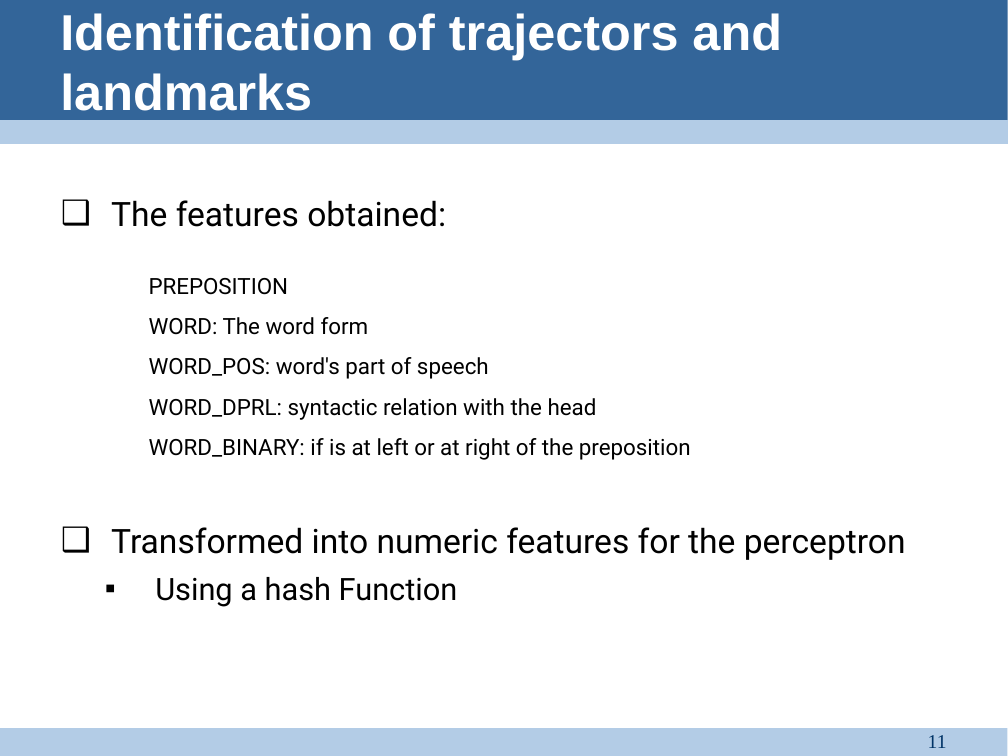
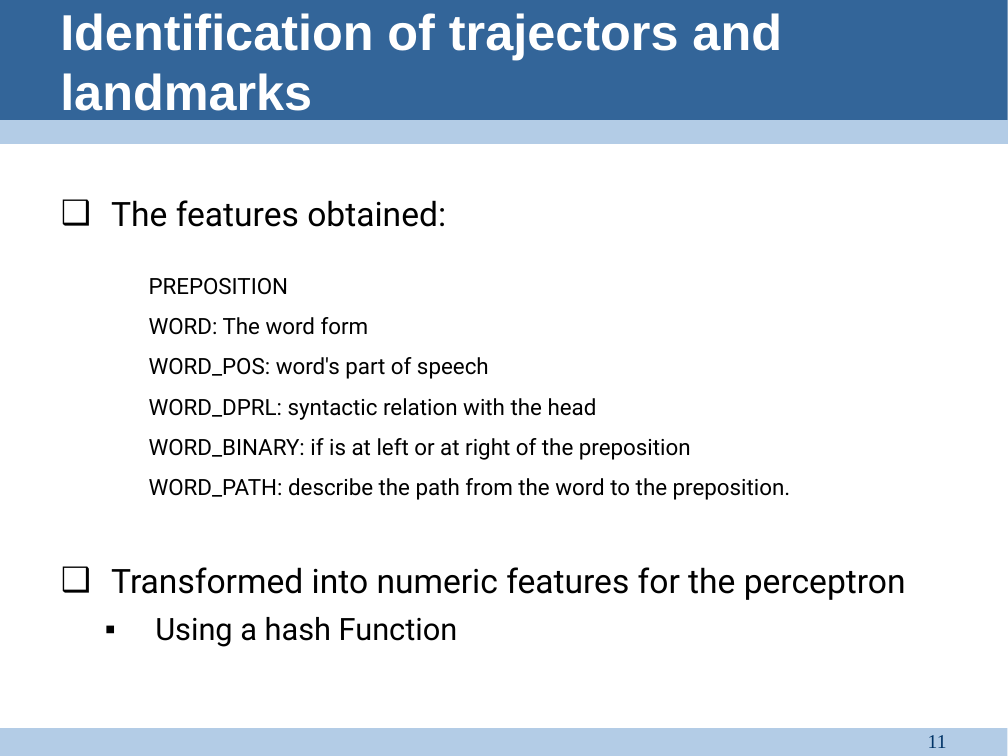
Before and after one commit to vponcelo/pln-pmt-pract, a slide deck: slide 11 of SpatialRoleLabeling/doc/Group presentation.ppt. Drawn at 1008x756 pixels with LibreOffice and Linux fonts; fonts in the diff are those of the drawing. Boxes give left, top, right and bottom in pixels: in the first picture for what was removed or moved away, otherwise in the second. Text is boxed around its words. In the diff, an @@ line names an element or a change of style, - is before the commit and + after.

Commit message:
fucking features to the presentation

```diff
--- a/SpatialRoleLabeling/doc/Group presentation.ppt
+++ b/SpatialRoleLabeling/doc/Group presentation.ppt
@@ text at box(149, 478, 791, 500): paragraph added @@
+    WORD_PATH: describe the path from the word to the preposition.
```
